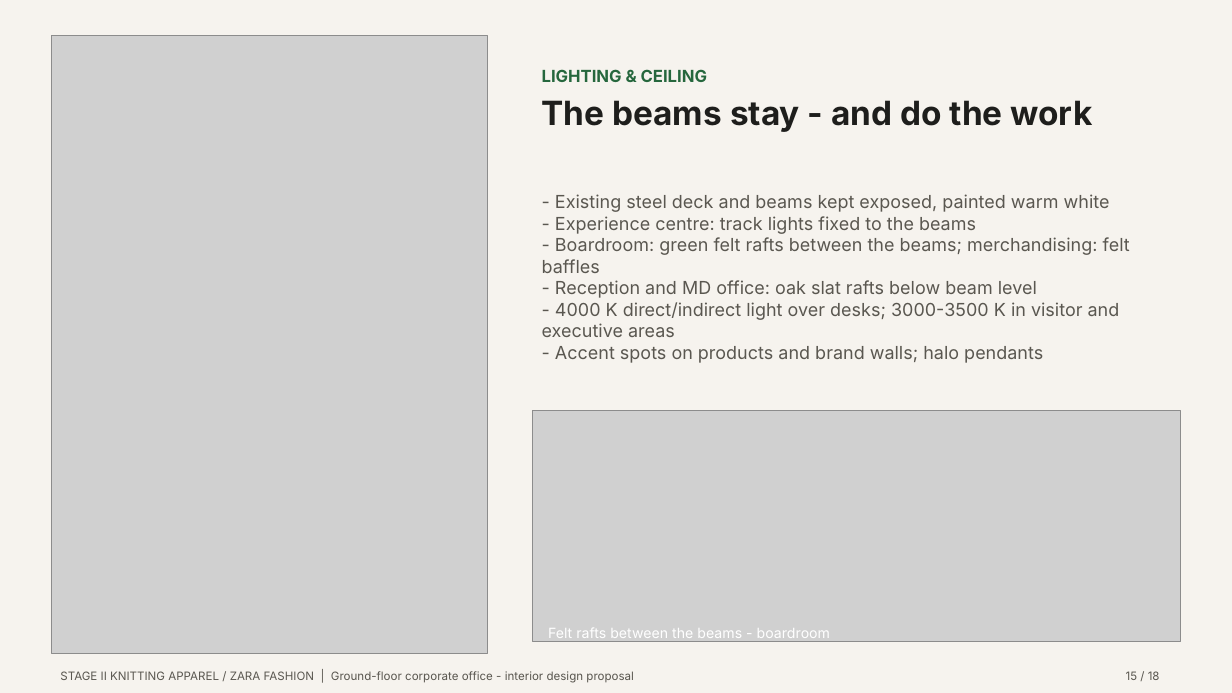
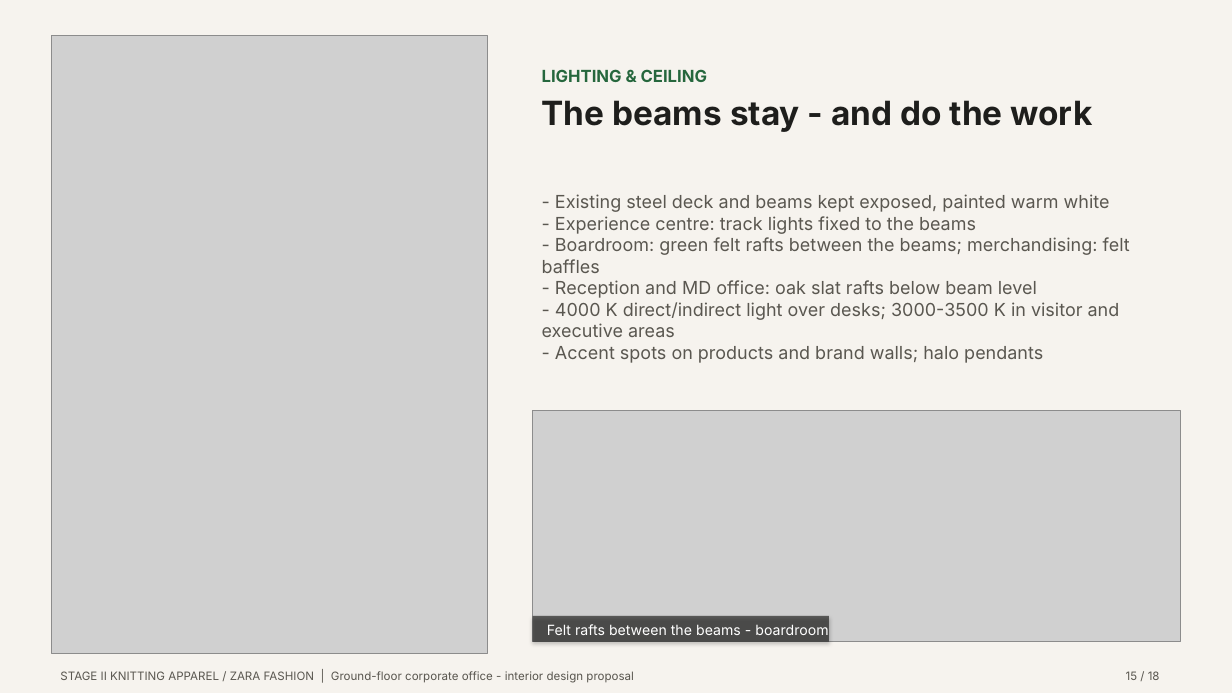
Before and after one commit to i-m-r-a-n/Practice01, a slide deck: slide 15 of GARMENT_OFFICE_FINAL_PRESENTATION/03_PRESENTATION/Garment_Office_Design_Pitch.pptx. Drawn at 1232x693 pixels with LibreOffice and Linux fonts; fonts in the diff are those of the drawing; grey boxes stand for pictures. Boxes give left, top, right and bottom in pixels: in the first picture for what was removed or moved away, otherwise in the second. Text is boxed around its words. In the diff, an @@ line names an element or a change of style, - is before the commit and + after.

```diff
--- a/GARMENT_OFFICE_FINAL_PRESENTATION/03_PRESENTATION/Garment_Office_Design_Pitch.pptx
+++ b/GARMENT_OFFICE_FINAL_PRESENTATION/03_PRESENTATION/Garment_Office_Design_Pitch.pptx
@@ rectangle added at [532, 616, 829, 642], fill #141412 at 62% opacity @@
@@ text "Felt rafts between the beams ...": place and size @@
-text "Felt rafts between the beams ..." at [548, 628, 830, 642]
+text "Felt rafts between the beams ..." at [547, 624, 828, 635]
```
Also in this commit, not shown: 14 other slides changed, 22 other files.
